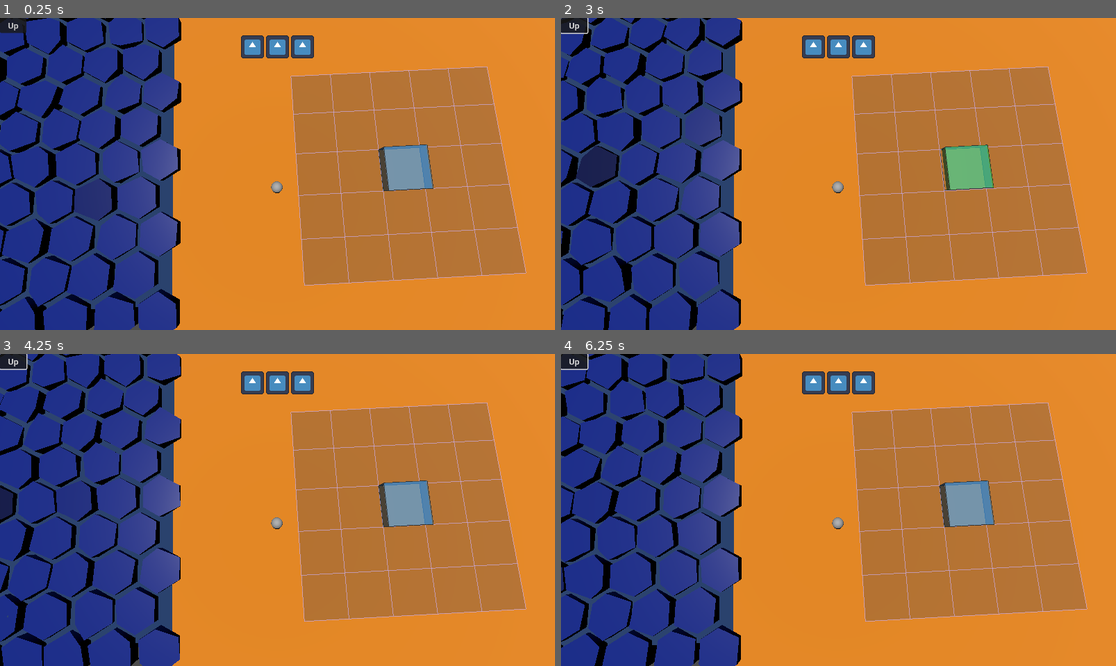
Above: before the commit, frames 1-4 (two rows, left to right).
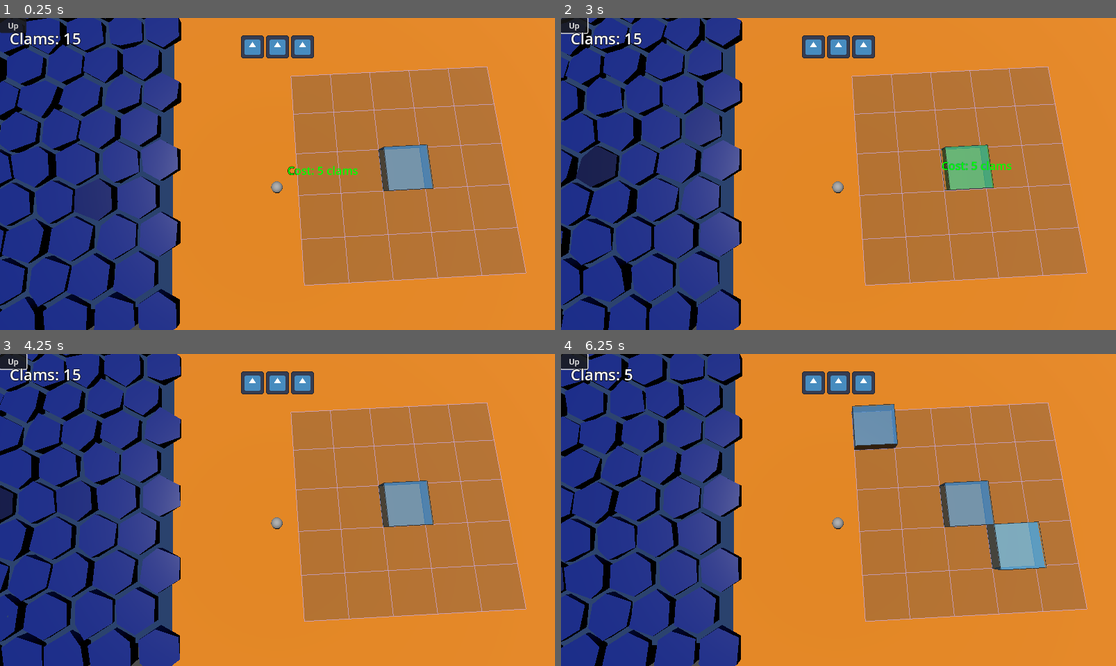
Above: after the commit, the same moments.

Repository: BinRoot/ludum-dare-58
Game: Godot game, scene res://Scenes/world.tscn
Two runs of this game, one before a commit and one after it. Both use one fixed random seed, a clock stepped at 60 frames per second and the inputs below. The engine's default icon, where the game draws it, is replaced by a stand-in: a white triangle on a blue panel in a dark square.
Inputs (mouse positions are in pixels of both pictures, inside the frame that each line leads up to):
- Up to frame 1 (0.25 s): no input
- Up to frame 2 (3 s): click "Up" at 0.5 s; click "Up" at 1.25 s; click "Up" at 2 s; move the mouse to (960, 158) at 2.77 s; click (960, 158) at 2.92 s
- Up to frame 3 (4.25 s): drag from (166, 525) to (249, 572) at 3.52 s
- Up to frame 4 (6.25 s): move the mouse to (894, 441) at 4.27 s; click (894, 441) at 4.42 s; drag from (810, 572) to (672, 463) at 5.02 s; move the mouse to (1005, 556) at 5.77 s; click (1005, 556) at 5.92 s

The runs differ from the first frame. In frame 1, 0.4% of the frame differs, in the area x 1-65%, y 4-51%; in frame 2, 0.4%; in frame 3, 0.3%; in frame 4, 2.8%, in the area x 1-88%, y 4-70%.

Commit message:
can purchase new tanks

Diff:
--- a/Scenes/grid_visualizer.gd
+++ b/Scenes/grid_visualizer.gd
@@ -5,16 +5,28 @@
 @export var grid_color: Color = Color(0.8, 0.7, 1, 0.6)
 @export var show_grid: bool = true
 @export var bounds_shape: Node3D  # Reference to boundary (same as fish tanks)
+@export var tank_cost: int = 5  # Cost of a tank in clams
 
 var mesh_instance: MeshInstance3D
 var cell_size: float = 1.0
 var boundary_origin: Vector3 = Vector3.ZERO
+
+# Interaction
+var interaction_area: Area3D
+var hovered_cell: Vector2i = Vector2i(-1, -1)
+var cost_label: Label3D = null
+var is_mouse_over_grid: bool = false
+
+# Signals
+signal cell_clicked(row: int, col: int)
 
 func _ready():
 	grid_size = Global.house_cell_size
 	_calculate_cell_size_from_boundary()
 	_position_at_boundary()
 	_create_grid_visual()
+	_setup_interaction()
+	_create_cost_label()
 
 func _position_at_boundary():
 	# Position the grid at the boundary's location
@@ -117,3 +129,217 @@
 	show_grid = !show_grid
 	if mesh_instance:
 		mesh_instance.visible = show_grid
+
+func _setup_interaction():
+	# Create an Area3D for mouse interaction (better for input events)
+	interaction_area = Area3D.new()
+	interaction_area.input_ray_pickable = true
+	interaction_area.collision_layer = 16  # Use layer 16 to avoid conflicts
+	interaction_area.collision_mask = 0
+	interaction_area.monitorable = false  # Don't need physics monitoring
+	interaction_area.monitoring = false
+	add_child(interaction_area)
+
+	# Create collision shape covering the entire grid
+	# Put it below the tanks so tank collision is detected first
+	var collision = CollisionShape3D.new()
+	var shape = BoxShape3D.new()
+	var total_size_x = grid_size * cell_size
+	var total_size_z = grid_size * cell_size
+	shape.size = Vector3(total_size_x, 0.01, total_size_z)  # Very thin at ground level
+	collision.shape = shape
+	# Position it just at ground level
+	collision.position = Vector3(total_size_x / 2.0, 0.005, total_size_z / 2.0)
+	interaction_area.add_child(collision)
+
+	# Set lower priority so tanks get input events first
+	interaction_area.priority = -1
+
+	# Connect signals
+	interaction_area.input_event.connect(_on_input_event)
+	interaction_area.mouse_entered.connect(_on_mouse_entered)
+	interaction_area.mouse_exited.connect(_on_mouse_exited)
+
+	print("Grid interaction setup - Area3D at:", interaction_area.global_position, " collision size:", shape.size)
+
+func _create_cost_label():
+	cost_label = Label3D.new()
+	cost_label.text = "Cost: " + str(tank_cost) + " clams"
+	cost_label.font_size = 32
+	cost_label.modulate = Color.YELLOW
+	cost_label.outline_modulate = Color.BLACK
+	cost_label.outline_size = 4
+	cost_label.billboard = BaseMaterial3D.BILLBOARD_ENABLED
+	cost_label.visible = false
+	cost_label.pixel_size = 0.03  # Larger = more visible (was 0.01, now 0.005 which counterintuitively makes it bigger)
+	cost_label.no_depth_test = true  # Always render on top
+	cost_label.render_priority = 10  # Render after other objects
+	add_child(cost_label)
+	print("Cost label created at grid position: ", global_position)
+
+func _on_mouse_entered():
+	is_mouse_over_grid = true
+
+func _on_mouse_exited():
+	is_mouse_over_grid = false
+	hovered_cell = Vector2i(-1, -1)
+	if cost_label:
+		cost_label.visible = false
+
+func _on_input_event(_camera: Node, event: InputEvent, event_position: Vector3, _normal: Vector3, _shape_idx: int):
+	print("_on_input_event called, event type:", event.get_class())
+	if event is InputEventMouseButton:
+		print("Mouse button event - button:", event.button_index, " pressed:", event.pressed)
+		if event.button_index == MOUSE_BUTTON_LEFT and event.pressed:
+			# Don't allow buying during tank selection mode
+			if Global.is_selecting_tank:
+				print("Cannot buy - tank selection mode active")
+				return
+
+			# Use hovered_cell if available (more reliable)
+			if hovered_cell.x >= 0 and hovered_cell.y >= 0:
+				var row = hovered_cell.y
+				var col = hovered_cell.x
+
+				# Check if this cell is occupied by a tank
+				# If it is, don't handle the event - let it pass through to the tank
+				if _is_cell_occupied(row, col):
+					print("Cell occupied by tank - passing event through for tank interaction")
+					return  # Don't consume the event
+
+				print("Clicked on empty cell row:", row, " col:", col)
+				_try_buy_tank(row, col)
+			else:
+				# Fallback: Convert world position to grid coordinates
+				# event_position is relative to the collision shape center, not the grid origin
+				# We need to account for the collision shape offset
+				var total_size_x = grid_size * cell_size
+				var total_size_z = grid_size * cell_size
+				var shape_offset = Vector3(total_size_x / 2.0, 0, total_size_z / 2.0)
+				var local_pos = event_position + global_position - (global_position + shape_offset)
+				var col = int(local_pos.x / cell_size)
+				var row = int(local_pos.z / cell_size)
+
+				print("Clicked (fallback) on cell row:", row, " col:", col)
+
+				# Check if within grid bounds
+				if col >= 0 and col < grid_size and row >= 0 and row < grid_size:
+					# Check if occupied before trying to buy
+					if not _is_cell_occupied(row, col):
+						_try_buy_tank(row, col)
+
+func _try_buy_tank(row: int, col: int):
+	print("=== _try_buy_tank called for row:", row, " col:", col, " ===")
+
+	# Check if cell is already occupied
+	var is_occupied = _is_cell_occupied(row, col)
+	print("Cell occupied check:", is_occupied)
+	if is_occupied:
+		print("Cell already occupied!")
+		return
+
+	# Check if player has enough clams
+	var current_clams = Global.get_clams()
+	print("Current clams:", current_clams, " Tank cost:", tank_cost)
+	if current_clams < tank_cost:
+		print("Not enough clams! Need ", tank_cost, " but have ", current_clams)
+		return
+
+	# Spend clams and emit signal to spawn tank
+	print("Attempting to spend", tank_cost, "clams...")
+	var spent = Global.spend_clams(tank_cost)
+	print("Spend successful:", spent)
+	if spent:
+		print("Emitting cell_clicked signal for row:", row, " col:", col)
+		cell_clicked.emit(row, col)
+		print("Signal emitted, new clam balance:", Global.get_clams())
+
+func _is_cell_occupied(row: int, col: int) -> bool:
+	# Check if any fish tank overlaps with this cell
+	# Access the static tank list from FishTank class
+	var fish_tank_script = load("res://Scenes/fish_tank.gd")
+	if fish_tank_script and "all_tanks" in fish_tank_script:
+		var all_tanks = fish_tank_script.all_tanks
+		for tank in all_tanks:
+			if tank and is_instance_valid(tank) and tank.has_method("get_grid_bounds"):
+				var bounds = tank.get_grid_bounds()
+				# Check if this cell is within the tank's bounds
+				if row >= bounds.row and row < bounds.row + bounds.height:
+					if col >= bounds.col and col < bounds.col + bounds.width:
+						return true
+	return false
+
+func _process(_delta):
+	# Don't show cost label during tank selection mode
+	if Global.is_selecting_tank:
+		if cost_label:
+			cost_label.visible = false
+		return
+
+	# Update hovered cell and cost label position using simple plane intersection
+	var camera = get_viewport().get_camera_3d()
+	if not camera:
+		return
+
+	var mouse_pos = get_viewport().get_mouse_position()
+	var from = camera.project_ray_origin(mouse_pos)
+	var dir = camera.project_ray_normal(mouse_pos)
+
+	# Intersect with a plane at the grid's height
+	var plane = Plane(Vector3.UP, global_position.y)
+	var hit = plane.intersects_ray(from, dir)
+
+	if hit:
+		# Convert to local position relative to grid origin
+		var local_pos = hit - global_position
+		var col = int(local_pos.x / cell_size)
+		var row = int(local_pos.z / cell_size)
+
+
+		# Check if within grid bounds
+		if col >= 0 and col < grid_size and row >= 0 and row < grid_size:
+			hovered_cell = Vector2i(col, row)
+
+			# Update cost label
+			if cost_label:
+				# Position at center of hovered cell, elevated above the ground
+				var cell_center = Vector3(
+					col * cell_size + cell_size / 2.0,
+					2.0,  # Raised higher so it's visible above tanks
+					row * cell_size + cell_size / 2.0
+				)
+				cost_label.global_position = global_position + cell_center
+
+				# Only show if cell is not occupied
+				if not _is_cell_occupied(row, col):
+					cost_label.text = "Cost: " + str(tank_cost) + " clams"
+					if Global.get_clams() >= tank_cost:
+						cost_label.modulate = Color.GREEN
+					else:
+						cost_label.modulate = Color.RED
+					cost_label.visible = true
+				else:
+					cost_label.visible = false
+		else:
+			hovered_cell = Vector2i(-1, -1)
+			if cost_label:
+				cost_label.visible = false
+	else:
+		hovered_cell = Vector2i(-1, -1)
+		if cost_label:
+			cost_label.visible = false
+
+func _unhandled_input(event: InputEvent):
+	# Global click handler so empty cells can be purchased even if Area3D doesn't catch it
+	if event is InputEventMouseButton:
+		if event.button_index == MOUSE_BUTTON_LEFT and event.pressed:
+			# Don't allow buying during tank selection mode
+			if Global.is_selecting_tank:
+				return
+
+			# If we have a valid hovered cell and it's empty, try to buy
+			if hovered_cell.x >= 0 and hovered_cell.y >= 0:
+				var row = hovered_cell.y
+				var col = hovered_cell.x
+				if not _is_cell_occupied(row, col):
+					_try_buy_tank(row, col)
--- a/Scenes/hud.gd
+++ b/Scenes/hud.gd
@@ -5,6 +5,7 @@
 var inventory_items: Dictionary = {}  # item_id -> Array of InventoryItem nodes
 
 var tank_selection_label: Label = null
+var clams_label: Label = null
 
 func _ready():
 	# Allow the HUD to continue processing while the game is paused
@@ -14,12 +15,17 @@
 	# Connect to fish tank selection signals
 	Global.fish_tank_selection_started.connect(_on_tank_selection_started)
 	Global.fish_placed_in_tank.connect(_on_fish_placed)
+	# Connect to clams changes
+	Global.clams_changed.connect(_on_clams_changed)
 
 	# Create the tank selection label
 	_create_tank_selection_label()
+	# Create the clams label
+	_create_clams_label()
 
 	# Initial update
 	_on_inventory_changed()
+	_on_clams_changed()
 
 func _create_tank_selection_label():
 	tank_selection_label = Label.new()
@@ -49,6 +55,29 @@
 	if tank_selection_label:
 		tank_selection_label.visible = false
 
+func _create_clams_label():
+	clams_label = Label.new()
+	clams_label.text = "Clams: 0"
+	clams_label.add_theme_font_size_override("font_size", 32)
+	clams_label.add_theme_color_override("font_color", Color.WHITE)
+	clams_label.add_theme_color_override("font_outline_color", Color.BLACK)
+	clams_label.add_theme_constant_override("outline_size", 4)
+	clams_label.horizontal_alignment = HORIZONTAL_ALIGNMENT_LEFT
+	clams_label.vertical_alignment = VERTICAL_ALIGNMENT_TOP
+	clams_label.anchor_left = 0.0
+	clams_label.anchor_right = 0.0
+	clams_label.anchor_top = 0.0
+	clams_label.anchor_bottom = 0.0
+	clams_label.offset_left = 20
+	clams_label.offset_top = 20
+	clams_label.offset_right = 300
+	clams_label.offset_bottom = 60
+	add_child(clams_label)
+
+func _on_clams_changed():
+	if clams_label:
+		clams_label.text = "Clams: " + str(Global.get_clams())
+
 func _on_inventory_changed():
 	# Update inventory displays for each item type
 	for item in Global.items:
--- a/Scenes/world.gd
+++ b/Scenes/world.gd
@@ -10,6 +10,7 @@
 # Preload scenes
 var sea_tile_scene = preload("res://Scenes/sea_tile.tscn")
 var fish_scene = preload("res://Scenes/fish.tscn")
+var fish_tank_scene = preload("res://Scenes/fish_tank.tscn")
 var sea_tiles: Array[Node3D] = []
 
 # Camera animation
@@ -30,6 +31,11 @@
 
 	# Connect to fish placement signal to spawn new fish
 	Global.fish_placed_in_tank.connect(_on_fish_placed_in_tank)
+
+	# Connect to grid visualizer for tank purchases
+	var grid_visualizer = get_node_or_null("GridVisualizer")
+	if grid_visualizer and grid_visualizer.has_signal("cell_clicked"):
+		grid_visualizer.cell_clicked.connect(_on_grid_cell_clicked)
 
 func generate_hex_grid():
 	var hex_width = hex_radius * 1.0
@@ -85,6 +91,10 @@
 
 	# Remove all nets from all tiles and return 3 nets to inventory
 	_remove_all_nets_and_return_to_inventory()
+
+	# Reward the player with clams for catching a fish
+	Global.add_clams(10)
+	print("Earned 10 clams! Total: ", Global.get_clams())
 
 	# Show the fish close to camera and ask user to select a tank
 	if fish:
@@ -266,3 +276,31 @@
 	# Animate camera back to original position and rotation
 	camera_tween.tween_property(camera, "global_position", original_camera_transform.origin, 1.0)
 	camera_tween.tween_property(camera, "global_transform:basis", original_camera_transform.basis, 1.0)
+
+# Called when a grid cell is clicked to buy a tank
+func _on_grid_cell_clicked(row: int, col: int):
+	print("=== Spawning new tank at row: ", row, " col: ", col, " ===")
+
+	# Instantiate a new fish tank
+	var new_tank = fish_tank_scene.instantiate()
+
+	# Set the tank's grid position BEFORE adding to scene
+	new_tank.row = row
+	new_tank.col = col
+
+	# Set the bounds reference (same as existing tank)
+	new_tank.bounds_shape = tank_area
+
+	if tank_area:
+		print("Tank area position: ", tank_area.global_position)
+	else:
+		print("Tank area position: null")
+
+	# Add to the scene
+	add_child(new_tank)
+
+	# Wait for the tank to be ready and positioned
+	await get_tree().process_frame
+
+	print("New tank spawned at world position: ", new_tank.global_position)
+	print("Tank grid bounds: ", new_tank.get_grid_bounds() if new_tank.has_method("get_grid_bounds") else "no method")
--- a/global.gd
+++ b/global.gd
@@ -8,6 +8,10 @@
 
 # Inventory tracking (item_id -> count)
 var inventory: Dictionary = {}
+
+# Money system
+var clams: int = 0
+signal clams_changed
 
 # Signal to notify when inventory changes
 signal inventory_changed
@@ -33,6 +37,10 @@
 	inventory["net"] = 3
 	inventory_changed.emit()
 
+	# Start with 15 clams
+	clams = 15
+	clams_changed.emit()
+
 func use_item(item_id: StringName) -> bool:
 	if inventory.get(item_id, 0) > 0:
 		inventory[item_id] -= 1
@@ -52,3 +60,18 @@
 		if item.id == item_id:
 			return item
 	return null
+
+# Money management functions
+func add_clams(amount: int):
+	clams += amount
+	clams_changed.emit()
+
+func spend_clams(amount: int) -> bool:
+	if clams >= amount:
+		clams -= amount
+		clams_changed.emit()
+		return true
+	return false
+
+func get_clams() -> int:
+	return clams
